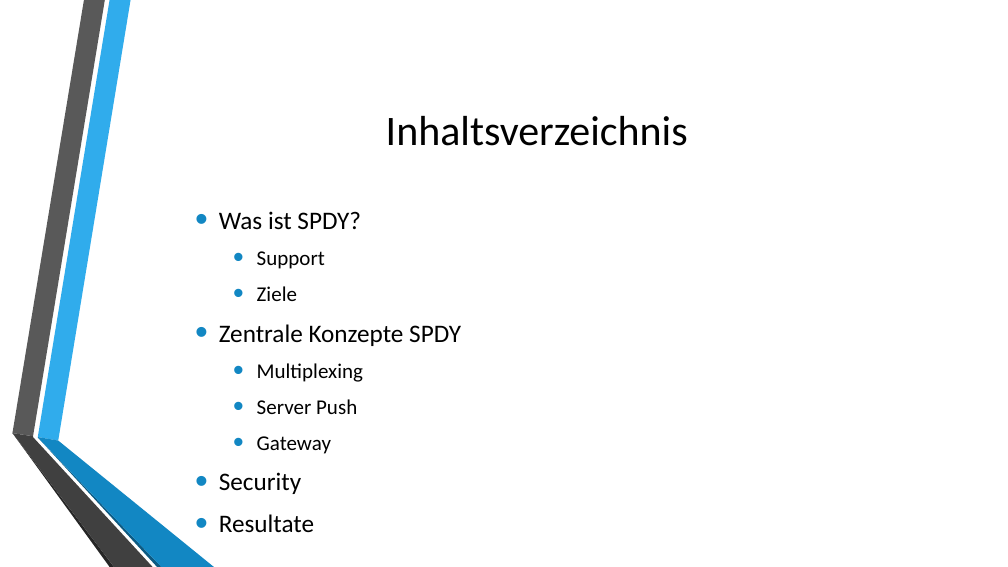
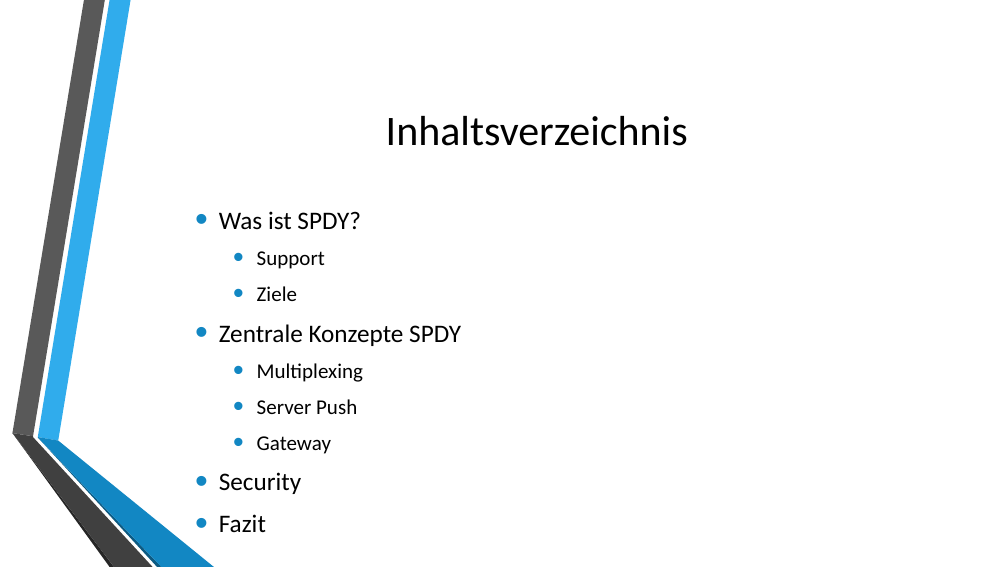
Before and after one commit to autarchprinceps/Reactive-Load-Generator, a slide deck: slide 2 of research/Präsentation.pptx. Drawn at 1008x567 pixels with LibreOffice and Linux fonts; fonts in the diff are those of the drawing; background and template pictures are left out. Boxes give left, top, right and bottom in pixels: in the first picture for what was removed or moved away, otherwise in the second. Text is boxed around its words. In the diff, an @@ line names an element or a change of style, - is before the commit and + after.

```diff
--- a/research/Präsentation.pptx
+++ b/research/Präsentation.pptx
@@ text at bbox=[219, 514, 266, 532]: text changed @@
-• Resultate
+• Fazit
```
Also in this commit, not shown: 2 other slides changed, 1 slide added.
